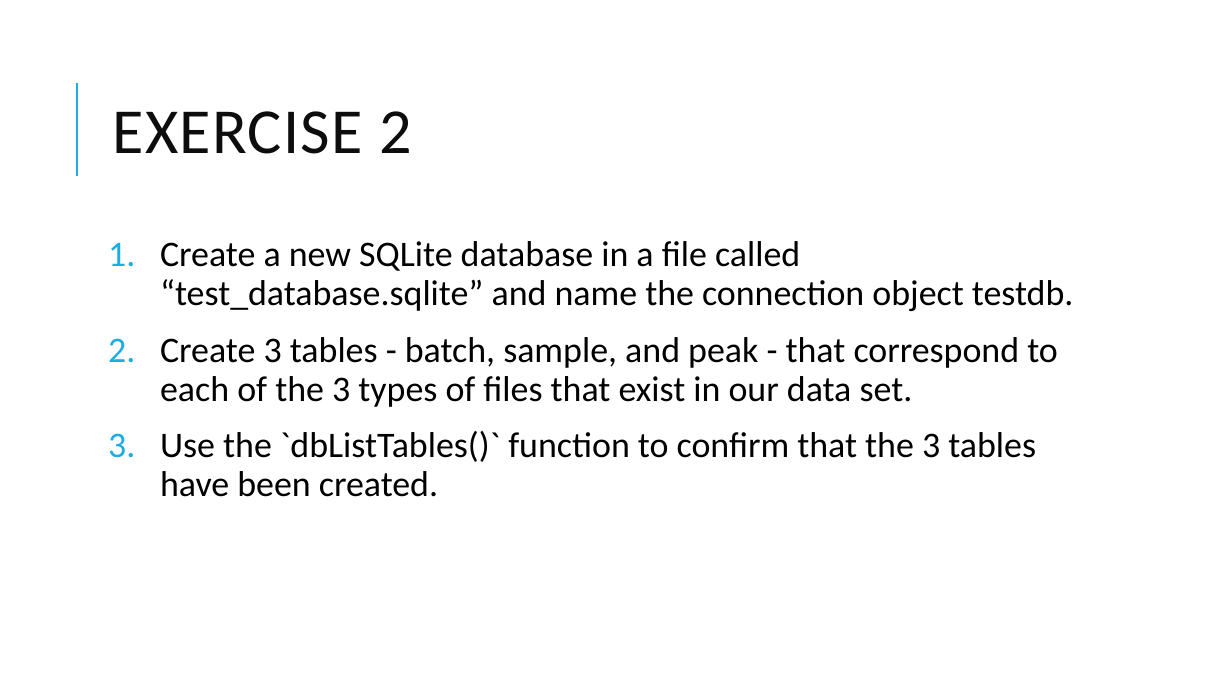
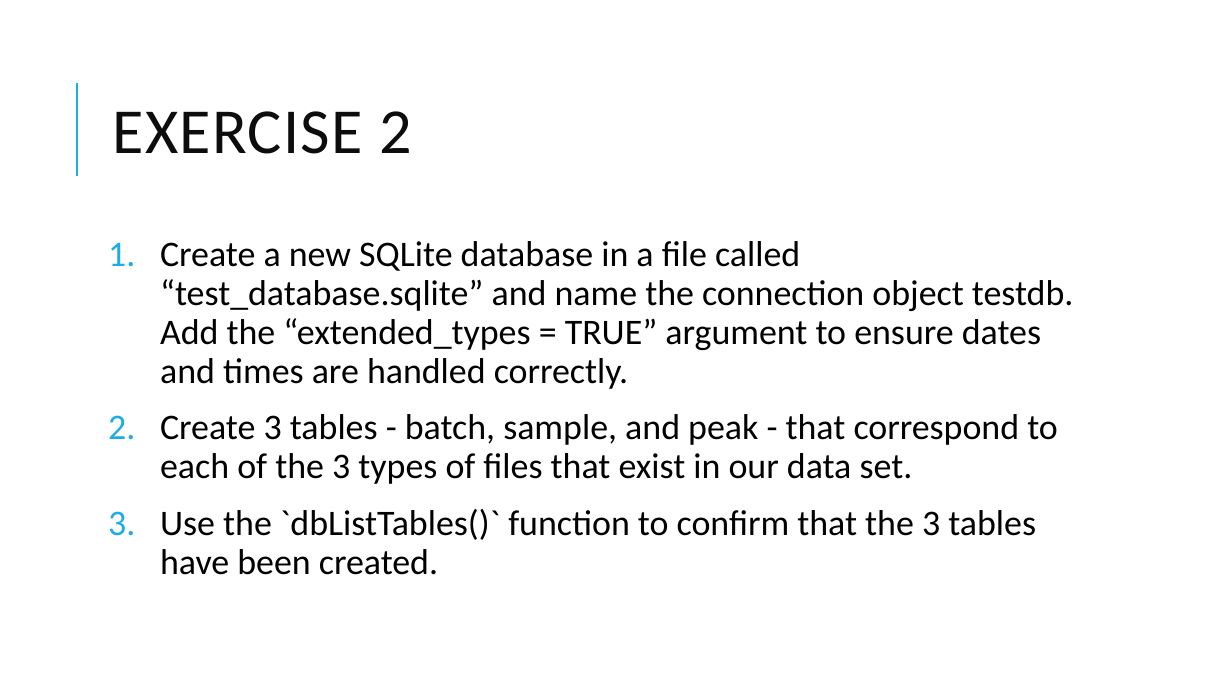
Before and after one commit to pcmathias/databases-dashboards-in-R, a slide deck: slide 14 of slides/03 - Databases with R.pptx (slide 11 before the commit). Drawn at 1232x693 pixels with LibreOffice and Linux fonts; fonts in the diff are those of the drawing. Boxes give left, top, right and bottom in pixels: in the first picture for what was removed or moved away, otherwise in the second. Text is boxed around its words. In the diff, an @@ line names an element or a change of style, - is before the commit and + after.

```diff
--- a/slides/03 - Databases with R.pptx
+++ b/slides/03 - Databases with R.pptx
@@ text at (160, 241, 1074, 389): text changed @@
-1. Create a new SQLite database in a file called “test_database.sqlite” and name the connection object testdb.
+1. Create a new SQLite database in a file called “test_database.sqlite” and name the connection object testdb. Add the “extended_types = TRUE” argument to ensure dates and times are handled correctly.
```
Also in this commit, not shown: 1 other slide changed, 3 slides added, 1 other file.
